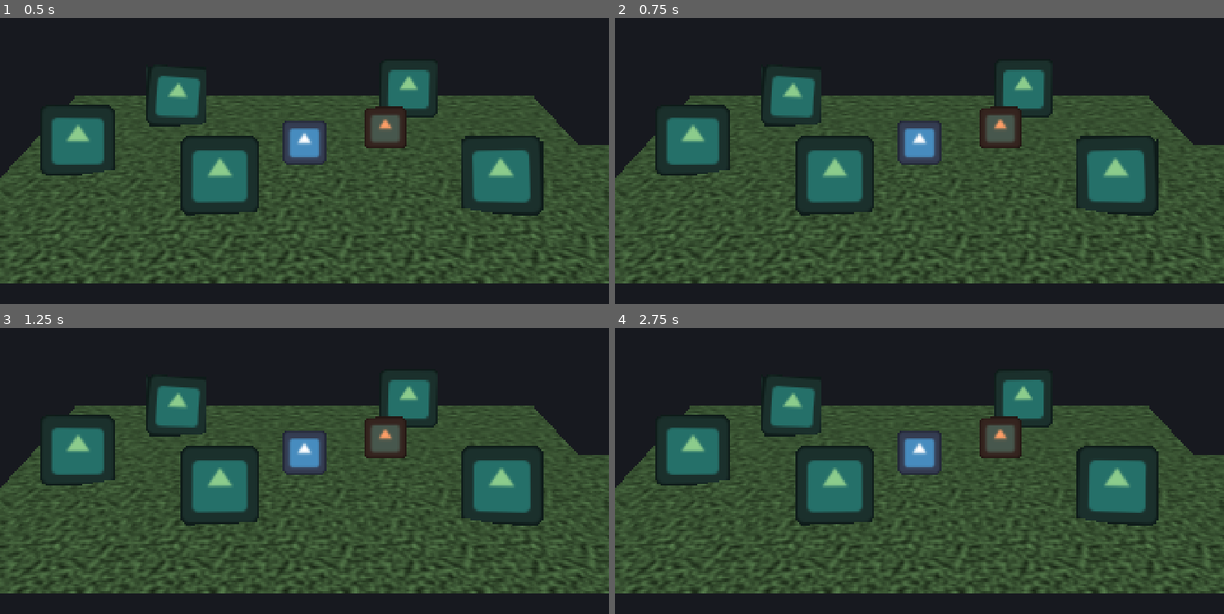
Above: before the commit, frames 1-4 (two rows, left to right).
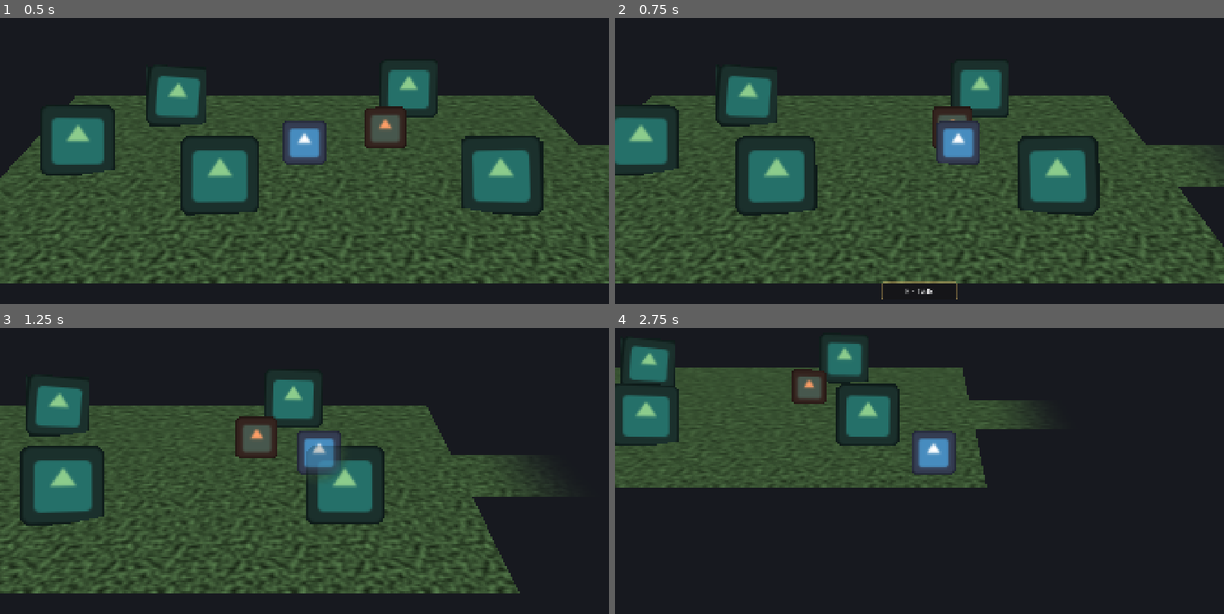
Above: after the commit, the same moments.

Repository: SAFirmansyah/TheMourningAfter-Game
Game: Godot game, scene res://scenes/world/world.tscn
Two runs of this game, one before a commit and one after it. Both use one fixed random seed, a clock stepped at 60 frames per second and the inputs below. The engine's default icon, where the game draws it, is replaced by a stand-in: a white triangle on a blue panel in a dark square.
Inputs (mouse positions are in pixels of both pictures, inside the frame that each line leads up to):
- Up to frame 1 (0.5 s): no input
- Up to frame 2 (0.75 s): tap Enter at 0.5 s; move the mouse to (1053, 129) at 0.52 s; hold D (move_right) from 0.53 s (still down); hold Space (dash) from 0.53 s (still down)
- Up to frame 3 (1.25 s): keep holding D (move_right); keep holding Space (dash)
- Up to frame 4 (2.75 s): move the mouse to (797, 473) at 1.27 s; release D (move_right) at 1.28 s; release Space (dash) at 1.28 s; hold S (move_down) 1.28-2.03 s; click (797, 473) at 1.35 s; tap Space (dash) at 1.55 s; move the mouse to (980, 382) at 2.02 s; hold D (move_right) from 2.03 s (still down); hold Space (dash) from 2.03 s (still down)

Frame 1 is identical in both runs. In frame 2, 32% of the frame differs, in the area x 0-100%, y 18-99%; in frame 3, 36%; in frame 4, 61%, in the area x 0-100%, y 4-93%.
Error before the commit: Parse Error: Cannot infer the type of "charge_ratio" variable because the value doesn't have a set type. (res://scripts/player/player.gd:171)
Error after the commit: Invalid assignment of property or key 'ignore_root' with value of type 'CharacterBody3D (Player)' on a base object of type 'null instance'. (res://scripts/play…

Commit message:
unfinished update for hitbox logic, save it first

Diff:
--- a/the-mourning-after/project.godot
+++ b/the-mourning-after/project.godot
@@ -94,7 +94,6 @@
 3d_physics/layer_3="player"
 3d_physics/layer_4="enemies"
 3d_physics/layer_5="hitbox"
-3d_physics/layer_6="hurtbox"
 
 [physics]
 
--- a/the-mourning-after/scenes/enemies/low_mutant.tscn
+++ b/the-mourning-after/scenes/enemies/low_mutant.tscn
@@ -2,6 +2,7 @@
 
 [ext_resource type="Script" uid="uid://dsabkrdimbjiq" path="res://scripts/enemies/low_mutant.gd" id="1_w71w8"]
 [ext_resource type="Texture2D" uid="uid://dwkbfm00c2muy" path="res://icon.svg" id="2_m2su8"]
+[ext_resource type="Script" uid="uid://bfdukrethvmkk" path="res://scripts/stats.gd" id="2_mxl8y"]
 
 [sub_resource type="CapsuleShape3D" id="CapsuleShape3D_vlovs"]
 radius = 0.35
@@ -16,6 +17,7 @@
 collision_mask = 23
 motion_mode = 1
 script = ExtResource("1_w71w8")
+stats = ExtResource("2_mxl8y")
 metadata/_custom_type_script = "uid://dnbf3vat68acm"
 
 [node name="Card" type="Sprite3D" parent="." unique_id=1358649332]
--- a/the-mourning-after/scenes/player/player.tscn
+++ b/the-mourning-after/scenes/player/player.tscn
@@ -13,6 +13,21 @@
 motion_mode = 1
 script = ExtResource("1_player")
 card = NodePath("Card")
+display_name = null
+base_move_speed = null
+move_speed_multiplier = null
+acceleration = null
+deceleration = null
+depth_speed_compensation = null
+max_dashes = null
+dash_distance = null
+dash_duration = null
+dash_recharge_time = null
+dash_iframe_extra = null
+dash_max_extension = null
+dash_transparency = null
+dash_phase_layers = null
+attack_reach = null
 
 [node name="Card" type="Sprite3D" parent="." unique_id=1692736394]
 process_physics_priority = 20
--- a/the-mourning-after/scenes/weapon/sword_area.tscn
+++ b/the-mourning-after/scenes/weapon/weapon_hitbox.tscn
@@ -1,17 +1,17 @@
 [gd_scene format=3 uid="uid://crqr2167bclbd"]
 
-[ext_resource type="Script" uid="uid://dy5062w1e1u3p" path="res://scripts/weapons/sword_area.gd" id="1_x7tdx"]
-[ext_resource type="Texture2D" uid="uid://dwkbfm00c2muy" path="res://icon.svg" id="2_dauie"]
+[ext_resource type="Script" uid="uid://0gvjpk578333" path="res://scripts/hitbox/weapon_hitbox.gd" id="1_mwwy8"]
+[ext_resource type="Texture2D" uid="uid://dwkbfm00c2muy" path="res://icon.svg" id="2_u4mqg"]
 
 [sub_resource type="CapsuleShape3D" id="CapsuleShape3D_jhy0a"]
 height = 1.8
 
-[node name="SwordArea" type="Area3D" unique_id=2107760518]
-script = ExtResource("1_x7tdx")
+[node name="WeaponHitbox" type="Area3D" unique_id=2107760518]
+script = ExtResource("1_mwwy8")
 
 [node name="Sprite3D" type="Sprite3D" parent="." unique_id=871269729]
 transform = Transform3D(0.4, 0, 0, 0, 0.4, 0, 0, 0, 0.4, 0, 0, 0)
-texture = ExtResource("2_dauie")
+texture = ExtResource("2_u4mqg")
 
 [node name="SwordColission" type="CollisionShape3D" parent="." unique_id=1517263675]
 shape = SubResource("CapsuleShape3D_jhy0a")
--- a/the-mourning-after/scripts/enemies/low_mutant.gd
+++ b/the-mourning-after/scripts/enemies/low_mutant.gd
@@ -1,8 +1,8 @@
 extends Player
-
 
 const SPEED = 3.0
 @export var turn_speed = 4.0
+@export var stats = Stats
 
 func _ready():
 	pass
--- /dev/null
+++ b/the-mourning-after/scripts/hitbox/body_hurtbox.gd
@@ -0,0 +1,17 @@
+class_name Hurtbox
+extends Area3D
+
+@onready var owner_stats: Stats = owner.stats
+
+func _ready():
+	monitoring = false
+	set_collision_layer_value(5, false)
+	set_collision_mask_value(4, false)
+	match owner_stats.unit_type:
+		Stats.UnitType.HERO:
+			set_collision_layer_value(4,true)
+		Stats.UnitType.ENEMY:
+			set_collision_layer_value(3,true)
+
+func receive_hit(damage: int):
+	owner_stats.take_damage(damage)
--- /dev/null
+++ b/the-mourning-after/scripts/hitbox/weapon_hitbox.gd
@@ -0,0 +1,70 @@
+class_name Hitbox
+extends Area3D
+## Reusable melee hitbox. Spawned fresh per attack, lives for hitbox_lifetime,
+## then frees itself. Collision side (hero vs enemy) comes from atk_stat.unit_type.
+
+signal hit_landed(body: Node3D)
+
+@export var ignore_root: Node3D # so the wielder can't hit themselves
+
+var atk_stat: Stats
+var hitbox_lifetime: float
+
+var _active := false
+var _already_hit: Array[Node3D] = []
+
+
+func _init(_atk_stat: Stats = null, _shape: Shape3D = null, _hitbox_lifetime: float = 0.0) -> void:
+	atk_stat = _atk_stat
+	hitbox_lifetime = _hitbox_lifetime
+	if _shape:
+		var collision_shape := CollisionShape3D.new()
+		collision_shape.shape = _shape
+		add_child(collision_shape)
+
+
+func _ready() -> void:
+	monitorable = false
+	body_entered.connect(_on_body_entered)
+
+	set_collision_layer_value(5, false)
+	set_collision_mask_value(4, false)
+	match atk_stat.unit_type:
+		Stats.UnitType.HERO:
+			set_collision_mask_value(4, true)
+		Stats.UnitType.ENEMY:
+			set_collision_mask_value(3, true)
+
+	if hitbox_lifetime > 0.0:
+		var timer := Timer.new()
+		timer.one_shot = true
+		add_child(timer)
+		timer.timeout.connect(queue_free)
+		timer.start(hitbox_lifetime)
+
+	activate()
+
+
+func activate() -> void:
+	_already_hit.clear()
+	_active = true
+	monitoring = true
+
+
+func deactivate() -> void:
+	_active = false
+	monitoring = false
+
+
+func _on_body_entered(body: Node3D) -> void:
+	if not _active:
+		return
+	if body == ignore_root or body in _already_hit:
+		return
+	if ignore_root and body.is_ancestor_of(ignore_root):
+		return
+	if not body.has_method("receive_hit"):
+		return
+	_already_hit.append(body)
+	body.receive_hit(atk_stat.damage)
+	hit_landed.emit(body)
--- a/the-mourning-after/scripts/player/player.gd
+++ b/the-mourning-after/scripts/player/player.gd
@@ -32,12 +32,15 @@
 
 @export_group("Combat")
 @export var weapon: WeaponData
-@export var attack_reach := 1 # TUNE: distance hitbox sits in front of player center
+@export var attack_reach := 1.0 # TUNE: distance hitbox sits in front of player center
+
+const MAX_CHARGE := 100.0
 
 var is_invulnerable := false
 var dashes_available := 0
 var input_enabled := true
 var forced_input := Vector2.ZERO # screen-space direction used while input is disabled
+var charge_points := 0.0 # 0–MAX_CHARGE; exposed (not underscored) so UI can read it for a charge bar
 
 var _facing := Vector2.DOWN
 var _dashing := false
@@ -49,8 +52,6 @@
 
 var _attack_queued := false
 var _attack_cooldown_left := 0.0
-var _charging := false
-var _charge_time := 0.0
 var _current_attack_damage := 0.0
 var _current_attack_abilities: Array[WeaponAbility] = []
 
@@ -75,9 +76,6 @@
 		_dash_queued = false
 		if input_enabled:
 			_try_dash()
-
-	if _charging:
-		_charge_time = minf(_charge_time + delta, weapon.max_charge_time)
 
 	_attack_cooldown_left = maxf(0.0, _attack_cooldown_left - delta)
 	if _attack_queued:
@@ -112,14 +110,6 @@
 		_dash_queued = true
 
 	if input_enabled and weapon and event.is_action_pressed(&"attack"):
-		if weapon.is_chargeable:
-			_charging = true
-			_charge_time = 0.0
-		else:
-			_attack_queued = true
-
-	if event.is_action_released(&"attack") and _charging:
-		_charging = false
 		_attack_queued = true
 
 
@@ -136,7 +126,7 @@
 
 
 func heal(amount: float) -> void:
-	pass
+	pass # TODO: hook into your health system
 
 
 func _try_dash() -> void:
@@ -168,20 +158,34 @@
 		return
 	_attack_cooldown_left = weapon.attack_cooldown
 
-	var charge_ratio := (_charge_time / weapon.max_charge_time) if weapon.is_chargeable else 0.0
-	var is_full_charge := charge_ratio >= 1.0
-	_current_attack_damage = weapon.damage * (weapon.charged_damage_multiplier if is_full_charge else 1.0)
-	_current_attack_abilities = weapon.charged_abilities if is_full_charge else weapon.abilities
-	_charge_time = 0.0
-
-	_hitbox.position = Vector3(_facing.x, 0.0, _facing.y) * attack_reach
+	var is_charged_attack := charge_points >= MAX_CHARGE
+	_current_attack_damage = weapon.damage
+	_current_attack_abilities = weapon.charged_abilities if is_charged_attack else weapon.abilities
+
+	if is_charged_attack:
+		charge_points = 0.0
+	else:
+		charge_points = minf(charge_points + weapon.charge_per_attack, MAX_CHARGE)
+
 	attack_started.emit()
-
 	await get_tree().create_timer(weapon.active_delay).timeout
-	_hitbox.activate()
-	await get_tree().create_timer(weapon.active_window).timeout
-	_hitbox.deactivate()
+	_spawn_hitbox()
 	attack_ended.emit()
+
+
+func _spawn_hitbox() -> void:
+	var shape := BoxShape3D.new()
+	shape.size = Vector3(1.0, 1.0, 1.0) # TUNE: same size for every weapon, per your spec
+
+	var atk_stat := Stats.new()
+	atk_stat.damage = _current_attack_damage
+	atk_stat.unit_type = Stats.UnitType.HERO
+
+	var hitbox := Hitbox.new(atk_stat, shape, weapon.active_window)
+	hitbox.ignore_root = self
+	hitbox.hit_landed.connect(_on_hitbox_hit)
+	hitbox.position = Vector3(_facing.x, 0.0, _facing.y) * attack_reach
+	add_child(hitbox)
 
 
 func _on_hitbox_hit(body: Node3D) -> void:
--- /dev/null
+++ b/the-mourning-after/scripts/resources/armor.gd
@@ -0,0 +1,5 @@
+extends Resource
+class_name Armor
+
+@export var armor_name: String = "Armor"
+@export var defense: int = 5
--- /dev/null
+++ b/the-mourning-after/scripts/resources/armor.tres
@@ -0,0 +1,7 @@
+[gd_resource type="Resource" script_class="Armor" format=3 uid="uid://qtgjauaw5wbc"]
+
+[ext_resource type="Script" uid="uid://b6hlesa5boxxb" path="res://scripts/resources/armor.gd" id="1_d0kul"]
+
+[resource]
+script = ExtResource("1_d0kul")
+metadata/_custom_type_script = "uid://b6hlesa5boxxb"
--- /dev/null
+++ b/the-mourning-after/scripts/stats.gd
@@ -0,0 +1,90 @@
+extends Resource
+class_name Stats
+
+enum UnitType { HERO, ENEMY }
+
+signal health_depleted
+signal health_change(cur_health: int, max_health: int)
+
+var rng = RandomNumberGenerator.new()
+
+@export var unit_type: UnitType = UnitType.HERO
+
+@export var max_health: int = 200
+
+## Only used when unit_type == ENEMY. Hero damage comes from equipped_weapon instead.
+@export var base_damage: int = 10
+
+## Only relevant for HERO. Assign a weapon resource with a `damage` property.
+@export var equipped_weapon: Resource
+
+## Only relevant for HERO. Assign an Armor resource. Leave empty for no armor.
+@export var equipped_armor: Armor
+
+var current_max_health: int = 200
+
+var health: int = 0
+
+
+func _init():
+	setup_stats.call_deferred()
+
+
+func setup_stats():
+	current_max_health = max_health
+
+	if unit_type == UnitType.HERO:
+		# Randomized once per run, only for the hero
+		health = rng.randi_range(50, current_max_health)
+	else:
+		health = current_max_health
+
+
+func on_health_set(new_value: int):
+	health = clampi(new_value, 0, current_max_health)
+	health_change.emit(health, current_max_health)
+	if health <= 0:
+		health_depleted.emit()
+
+
+## Returns the current effective damage, whichever unit this is.
+func get_damage() -> int:
+	if unit_type == UnitType.HERO:
+		if equipped_weapon and "damage" in equipped_weapon:
+			return equipped_weapon.damage
+		return 0 # no weapon equipped
+	else:
+		return base_damage
+
+
+## Returns the current effective defense. Hero-only; enemies have no defense stat.
+func get_defense() -> int:
+	if unit_type != UnitType.HERO:
+		return 0
+	if equipped_armor:
+		return equipped_armor.defense
+	return 0 # no armor equipped
+
+
+## Call this when this unit is hit by an attacker. Applies defense (hero only)
+## before subtracting from health. Returns the actual damage dealt, in case
+## you want to show a damage number in the UI.
+func take_damage(incoming_damage: int) -> int:
+	var mitigated := incoming_damage - get_defense()
+	var actual_damage: int = max(mitigated, 0)
+	on_health_set(health - actual_damage)
+	return actual_damage
+
+
+func equip_weapon(weapon: Resource) -> void:
+	if unit_type != UnitType.HERO:
+		push_warning("equip_weapon called on a non-hero Stats resource")
+		return
+	equipped_weapon = weapon
+
+
+func equip_armor(armor: Armor) -> void:
+	if unit_type != UnitType.HERO:
+		push_warning("equip_armor called on a non-hero Stats resource")
+		return
+	equipped_armor = armor
--- a/the-mourning-after/scripts/weapons/sword_area.gd
+++ /dev/null
@@ -1,43 +0,0 @@
-class_name Hitbox
-extends Area3D
-# Reusable melee hitbox.
-
-signal hit_landed(body: Node3D)
-
-@export var ignore_root: Node3D # so they can't hit themselves
-
-var _active := false
-var _already_hit: Array[Node3D] = []
-
-@onready var _shape: CollisionShape3D = $CollisionShape3D
-
-
-func _ready() -> void:
-	monitoring = false
-	monitorable = false
-	_shape.disabled = true
-	body_entered.connect(_on_body_entered)
-
-
-func activate() -> void:
-	_already_hit.clear()
-	_active = true
-	monitoring = true
-	_shape.disabled = false
-
-
-func deactivate() -> void:
-	_active = false
-	monitoring = false
-	_shape.disabled = true
-
-
-func _on_body_entered(body: Node3D) -> void:
-	if not _active:
-		return
-	if body == ignore_root or body in _already_hit:
-		return
-	if ignore_root and body.is_ancestor_of(ignore_root):
-		return
-	_already_hit.append(body)
-	hit_landed.emit(body)
Not shown, added: the-mourning-after/scripts/hitbox/body_hurtbox.gd.uid
Not shown, added: the-mourning-after/scripts/hitbox/weapon_hitbox.gd.uid
Not shown, added: the-mourning-after/scripts/resources/armor.gd.uid
Not shown, added: the-mourning-after/scripts/stats.gd.uid
Not shown, removed: the-mourning-after/scripts/weapons/sword_area.gd.uid
